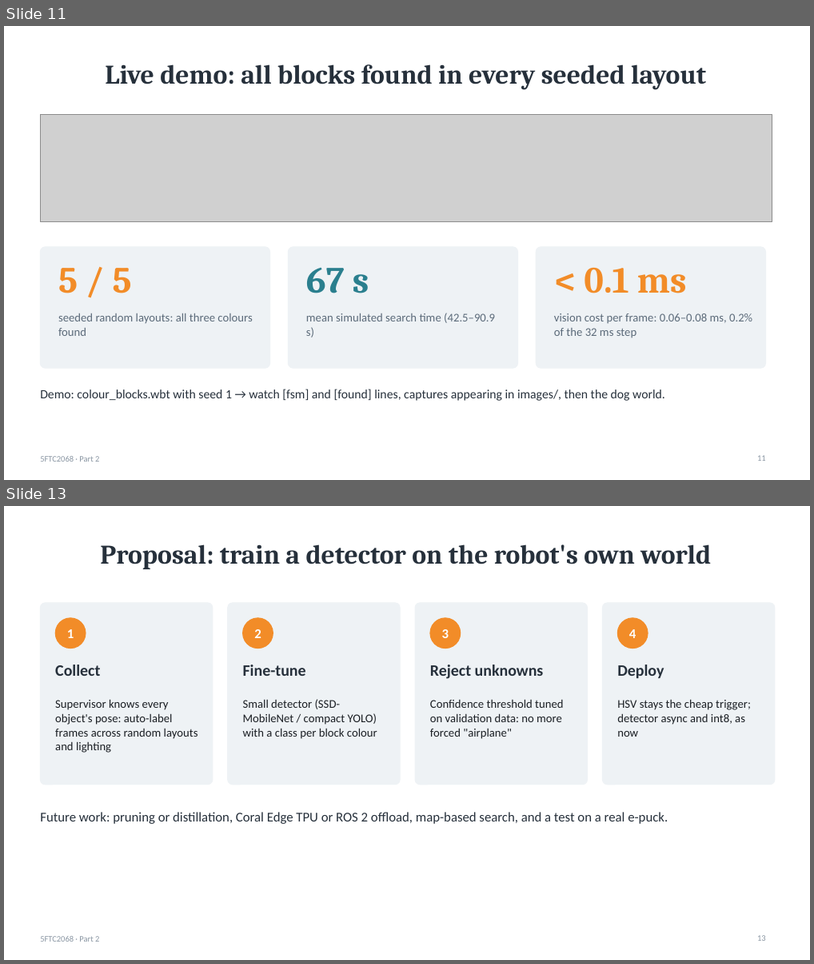
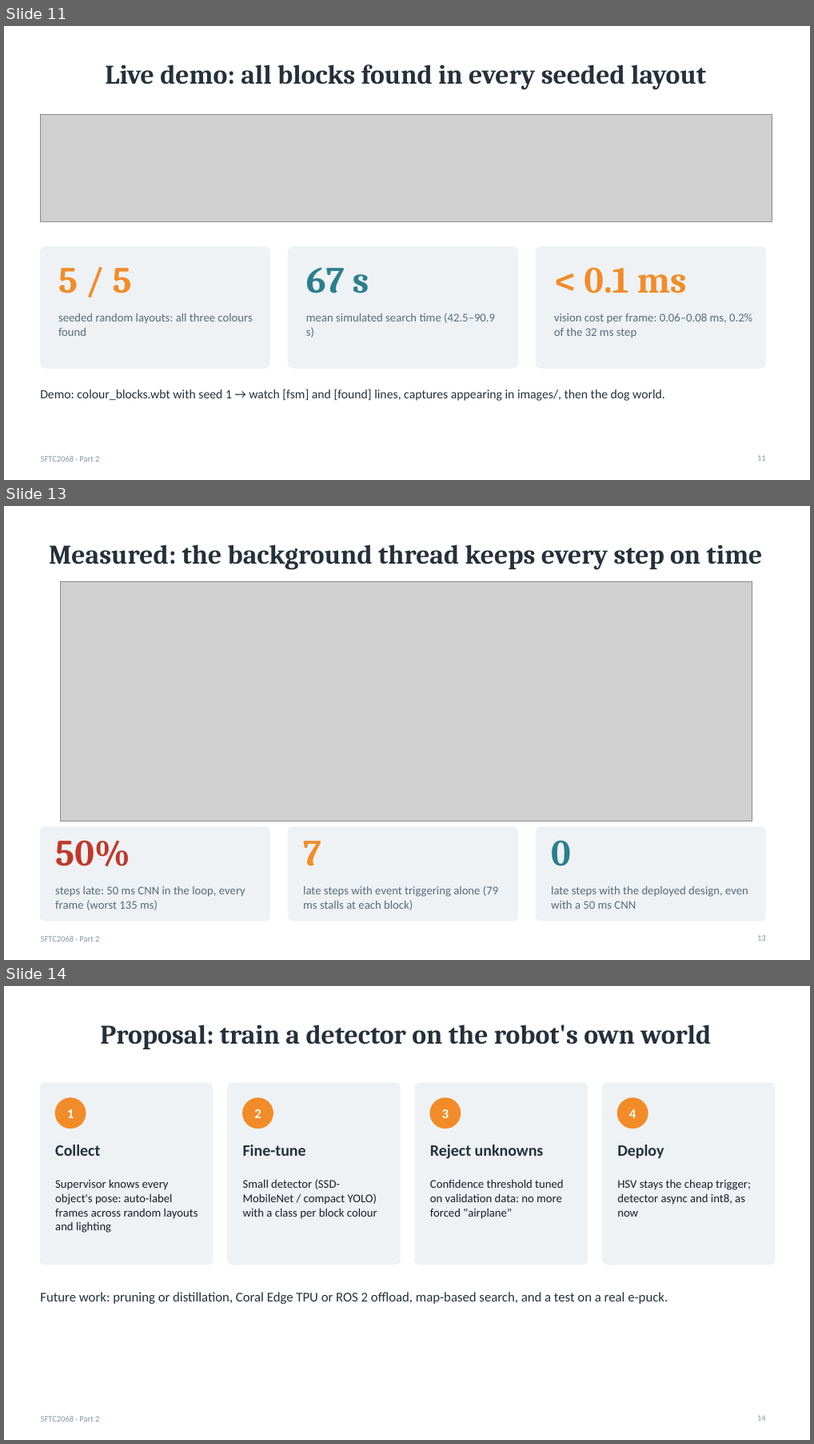
Before and after one commit to kris072008/webots-cnn-colour-detection, a slide deck: report/Krishna_Mahajan_106wucww_Part2_Presentation.pptx. Shown one above the other, each under a label of ours: slides 11 and 13 before the commit, slides 11, 13 and 14 after it; the slides between them are not shown. The pictures are 814x964 and 814x1444 pixels, drawn with LibreOffice and Linux fonts; fonts in the diff are those of the drawing; grey boxes stand for pictures. Boxes give left, top, right and bottom in pixels: in the first picture for what was removed or moved away, otherwise in the second. Text is boxed around its words. In the diff, an @@ line names an element or a change of style, - is before the commit and + after.

```diff
--- a/report/Krishna_Mahajan_106wucww_Part2_Presentation.pptx
+++ b/report/Krishna_Mahajan_106wucww_Part2_Presentation.pptx
@@ slide 13 added at [4,506,810,960], background #FFFFFF; not listed: 1 template element that a slide beside it also shows @@
@@ title added at [49,544,763,570], 32 pt, text #26303B, bold @@
+Measured: the background thread keeps every step on time
@@ picture added at [60,582,752,820] @@
@@ rounded rectangle added at [40,827,270,920], fill #EEF2F5, outline #EEF2F5 1 pt @@
@@ text added at [55,840,130,866], 44 pt, text #C0392B, bold @@
+50%
@@ rounded rectangle added at [288,827,518,920], fill #EEF2F5, outline #EEF2F5 1 pt @@
@@ text added at [303,840,322,866], 44 pt, text #F28C28, bold @@
+7
@@ rounded rectangle added at [536,827,766,920], fill #EEF2F5, outline #EEF2F5 1 pt @@
@@ text added at [551,840,571,866], 44 pt, text #2A7F8E, bold @@
+0
@@ text added at [55,886,246,910], 14 pt, text #5C6B7A @@
+steps late: 50 ms CNN in the loop, every frame (worst 135 ms)
@@ text added at [303,885,498,910], 14 pt, text #5C6B7A @@
+late steps with event triggering alone (79 ms stalls at each block)
@@ text added at [551,886,749,908], 14 pt, text #5C6B7A @@
+late steps with the deployed design, even with a 50 ms CNN
@@ page number added at [758,935,766,940], 10 pt, text #8A96A3 @@
+13
@@ what was slide 13 is now slide 14 @@
@@ page number at [758,1415,766,1420]: text changed @@
-13
+14
```
Also in this commit, not shown: 3 slides changed, 21 other files.
